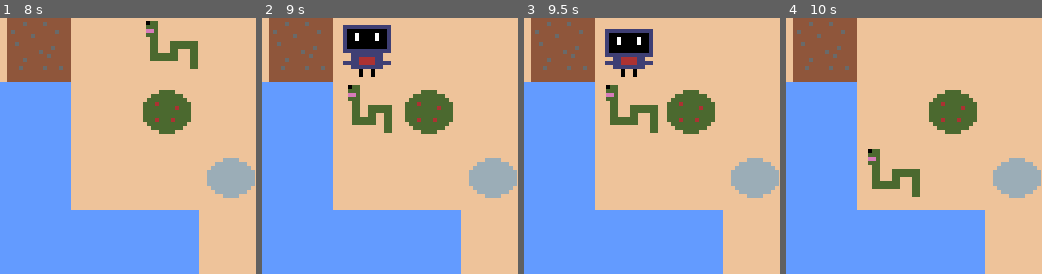
Above: before the commit, frames 1-4 (left to right).
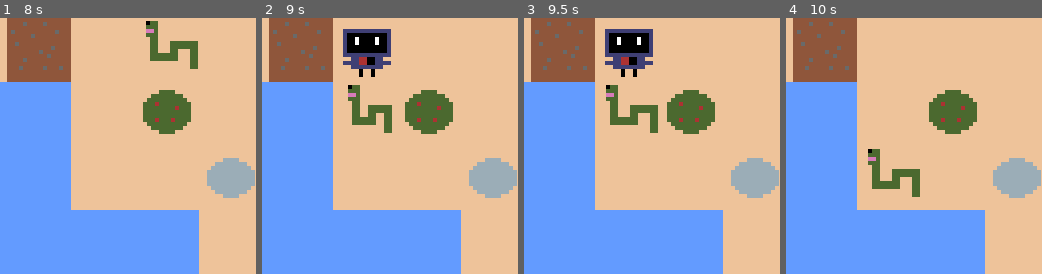
Above: after the commit, the same moments.

Repository: FollyAurelio/mixed-signals
Game: Godot game, scene res://scenes/main.tscn
Two runs of this game, one before a commit and one after it. Both use one fixed random seed, a clock stepped at 60 frames per second and the inputs below.
Inputs:
- Up to frame 1 (8 s): hold Right (move_right) 0.53-1.28 s; tap Enter at 1.25, 7.25 s; hold Down (move_down) 1.28-2.03 s; hold Right (move_right) 2.03-2.78 s; hold Up (move_up) 2.78-3.53 s; hold Left (move_left) 3.53-5.03 s; tap Space at 4.25 s; hold Down (move_down) 5.03-5.78 s; hold Right (move_right) 5.78-6.53 s; hold Up (move_up) 6.53-7.28 s; hold Right (move_right) from 7.28 s (still down)
- Up to frame 2 (9 s): release Right (move_right) at 8.03 s; hold Down (move_down) 8.03-8.78 s; hold Left (move_left) from 8.78 s (still down)
- Up to frame 3 (9.5 s): keep holding Left (move_left)
- Up to frame 4 (10 s): release Left (move_left) at 9.53 s; hold Up (move_up) from 9.53 s (still down)
The pictures show only the part of the screen within x 11-61%, y 0-50%; the shares and areas given below are measured in that part.

Frame 1 is identical in both runs. In frame 2, 1.1% of the frame differs, in the area x 31-51%, y 2-19%; in frame 3, 0.1%; in frame 4, nothing differs.

Commit message:
more power

Diff:
--- a/elements/laser_beam.tscn
+++ b/elements/laser_beam.tscn
@@ -12,8 +12,8 @@
 metadata/_edit_group_ = true
 
 [node name="Sprite2D" type="Sprite2D" parent="." unique_id=2105869921]
-position = Vector2(18.75, 28.5)
-scale = Vector2(0.47656253, 0.640625)
+position = Vector2(26.970997, 28.5)
+scale = Vector2(1, 0.999)
 texture = ExtResource("2_l3aic")
 
 [node name="CollisionShape2D" type="CollisionShape2D" parent="." unique_id=960585091]
--- a/elements/player.tscn
+++ b/elements/player.tscn
@@ -2,7 +2,24 @@
 
 [ext_resource type="Texture2D" uid="uid://dqrwaxiyulfjw" path="res://assets/graphics/bot-Sheet.png" id="1_5urir"]
 [ext_resource type="Script" uid="uid://c3cpnmoqcbai0" path="res://scripts/player.gd" id="1_sf2tj"]
+[ext_resource type="Texture2D" uid="uid://qaq3x2jm0koo" path="res://assets/graphics/enemy_death-Sheet.png" id="2_b6vef"]
 [ext_resource type="PackedScene" uid="uid://don18tdhgxvtm" path="res://elements/laser_beam.tscn" id="3_veuqq"]
+
+[sub_resource type="AtlasTexture" id="AtlasTexture_g8wk1"]
+atlas = ExtResource("2_b6vef")
+region = Rect2(0, 0, 64, 64)
+
+[sub_resource type="AtlasTexture" id="AtlasTexture_wpvne"]
+atlas = ExtResource("2_b6vef")
+region = Rect2(64, 0, 64, 64)
+
+[sub_resource type="AtlasTexture" id="AtlasTexture_uhma8"]
+atlas = ExtResource("2_b6vef")
+region = Rect2(128, 0, 64, 64)
+
+[sub_resource type="AtlasTexture" id="AtlasTexture_8f34y"]
+atlas = ExtResource("2_b6vef")
+region = Rect2(192, 0, 64, 64)
 
 [sub_resource type="AtlasTexture" id="AtlasTexture_sf2tj"]
 atlas = ExtResource("1_5urir")
@@ -46,6 +63,23 @@
 
 [sub_resource type="SpriteFrames" id="SpriteFrames_sh265"]
 animations = [{
+"frames": [{
+"duration": 1.0,
+"texture": SubResource("AtlasTexture_g8wk1")
+}, {
+"duration": 1.0,
+"texture": SubResource("AtlasTexture_wpvne")
+}, {
+"duration": 1.0,
+"texture": SubResource("AtlasTexture_uhma8")
+}, {
+"duration": 1.0,
+"texture": SubResource("AtlasTexture_8f34y")
+}],
+"loop": false,
+"name": &"death",
+"speed": 10.0
+}, {
 "frames": [{
 "duration": 1.0,
 "texture": SubResource("AtlasTexture_sf2tj")
@@ -103,24 +137,28 @@
 }]
 
 [sub_resource type="RectangleShape2D" id="RectangleShape2D_sf2tj"]
-size = Vector2(65, 70)
+size = Vector2(33, 37)
 
 [node name="Player" type="CharacterBody2D" unique_id=1419232070]
-position = Vector2(-6, 4)
 collision_layer = 4
 script = ExtResource("1_sf2tj")
 
 [node name="AnimatedSprite2D" type="AnimatedSprite2D" parent="." unique_id=1808145420]
 position = Vector2(34, 35)
 sprite_frames = SubResource("SpriteFrames_sh265")
-animation = &"idle_4"
-frame_progress = 0.015239776
+animation = &"death"
 
-[node name="CollisionShape2D" type="CollisionShape2D" parent="." unique_id=696608675]
-position = Vector2(36.5, 33)
+[node name="Area2D" type="Area2D" parent="." unique_id=1195109986]
+position = Vector2(33.5, 35)
+collision_layer = 4
+collision_mask = 2
+
+[node name="CollisionShape2D" type="CollisionShape2D" parent="Area2D" unique_id=696608675]
+position = Vector2(-3, 0.5)
 shape = SubResource("RectangleShape2D_sf2tj")
 
 [node name="LaserBeam" parent="." unique_id=564015786 instance=ExtResource("3_veuqq")]
 collision_layer = 2
 
+[connection signal="body_entered" from="Area2D" to="." method="_on_area_2d_body_entered"]
 [connection signal="beam_collide" from="LaserBeam" to="." method="_on_laser_beam_beam_collide"]
--- a/scenes/world.tscn
+++ b/scenes/world.tscn
@@ -14,133 +14,6 @@
 6:0/0 = 0
 7:0/0 = 0
 8:0/0 = 0
-9:0/0 = 0
-10:0/0 = 0
-11:0/0 = 0
-12:0/0 = 0
-13:0/0 = 0
-14:0/0 = 0
-15:0/0 = 0
-16:0/0 = 0
-17:0/0 = 0
-18:0/0 = 0
-19:0/0 = 0
-20:0/0 = 0
-21:0/0 = 0
-22:0/0 = 0
-23:0/0 = 0
-24:0/0 = 0
-25:0/0 = 0
-26:0/0 = 0
-27:0/0 = 0
-29:0/0 = 0
-30:0/0 = 0
-33:0/0 = 0
-34:0/0 = 0
-0:1/0 = 0
-1:1/0 = 0
-2:1/0 = 0
-3:1/0 = 0
-4:1/0 = 0
-5:1/0 = 0
-6:1/0 = 0
-7:1/0 = 0
-8:1/0 = 0
-9:1/0 = 0
-10:1/0 = 0
-11:1/0 = 0
-12:1/0 = 0
-13:1/0 = 0
-14:1/0 = 0
-15:1/0 = 0
-16:1/0 = 0
-17:1/0 = 0
-18:1/0 = 0
-19:1/0 = 0
-20:1/0 = 0
-21:1/0 = 0
-22:1/0 = 0
-23:1/0 = 0
-24:1/0 = 0
-25:1/0 = 0
-26:1/0 = 0
-27:1/0 = 0
-28:1/0 = 0
-29:1/0 = 0
-30:1/0 = 0
-31:1/0 = 0
-32:1/0 = 0
-33:1/0 = 0
-34:1/0 = 0
-35:1/0 = 0
-0:2/0 = 0
-1:2/0 = 0
-2:2/0 = 0
-3:2/0 = 0
-4:2/0 = 0
-5:2/0 = 0
-6:2/0 = 0
-7:2/0 = 0
-8:2/0 = 0
-9:2/0 = 0
-10:2/0 = 0
-11:2/0 = 0
-12:2/0 = 0
-13:2/0 = 0
-14:2/0 = 0
-15:2/0 = 0
-16:2/0 = 0
-17:2/0 = 0
-18:2/0 = 0
-19:2/0 = 0
-20:2/0 = 0
-21:2/0 = 0
-22:2/0 = 0
-23:2/0 = 0
-24:2/0 = 0
-25:2/0 = 0
-26:2/0 = 0
-27:2/0 = 0
-28:2/0 = 0
-29:2/0 = 0
-30:2/0 = 0
-31:2/0 = 0
-32:2/0 = 0
-33:2/0 = 0
-34:2/0 = 0
-35:2/0 = 0
-0:3/0 = 0
-1:3/0 = 0
-2:3/0 = 0
-3:3/0 = 0
-4:3/0 = 0
-5:3/0 = 0
-6:3/0 = 0
-7:3/0 = 0
-8:3/0 = 0
-9:3/0 = 0
-10:3/0 = 0
-11:3/0 = 0
-12:3/0 = 0
-13:3/0 = 0
-14:3/0 = 0
-15:3/0 = 0
-16:3/0 = 0
-17:3/0 = 0
-18:3/0 = 0
-19:3/0 = 0
-20:3/0 = 0
-21:3/0 = 0
-22:3/0 = 0
-23:3/0 = 0
-24:3/0 = 0
-25:3/0 = 0
-26:3/0 = 0
-27:3/0 = 0
-29:3/0 = 0
-30:3/0 = 0
-33:3/0 = 0
-34:3/0 = 0
 
 [sub_resource type="TileSet" id="TileSet_4wyf3"]
 tile_size = Vector2i(64, 64)
--- a/scripts/laser_beam.gd
+++ b/scripts/laser_beam.gd
@@ -18,7 +18,7 @@
 	beam_collide.emit()
 	hide()
 	if body.is_in_group("enemy"):
-		get_node("CollisionShape2D").disabled = true
+		get_node("CollisionShape2D").set_deferred("disabled",true)
 		var sprite = body.get_node("AnimatedSprite2D")
 		sprite.animation = "death"
 		sprite.play()
@@ -30,5 +30,6 @@
 
 
 func _on_visible_on_screen_notifier_2d_screen_exited() -> void:
+
 	beam_collide.emit()
 	hide()# Replace with function body.
--- a/scripts/player.gd
+++ b/scripts/player.gd
@@ -3,6 +3,7 @@
 signal update_world
 
 var beam_shot = false
+var health = 4
 
 # Called when the node enters the scene tree for the first time.
 func _ready() -> void:
@@ -77,7 +78,28 @@
 		if can_move_to(target):
 			position = target
 
-
+func flash():
+	$AnimatedSprite2D.modulate = Color.RED
+	await get_tree().create_timer(0.1).timeout
+	$AnimatedSprite2D.modulate = Color.WHITE
 
 func _on_laser_beam_beam_collide() -> void:
 	beam_shot = false
+
+func handle_health_animation() -> void:
+	$AnimatedSprite2D.animation = "idle_" + str(health)
+
+func handle_game_over() -> void:
+	#Do some hub stuff probably
+	$AnimatedSprite2D.animation = "death"
+	await $AnimatedSprite2D.animation_finished
+	hide()
+	set_physics_process(false)
+
+func _on_area_2d_body_entered(body: Node2D) -> void:
+	if body.is_in_group("enemy"):
+		health -= 1
+		flash()
+		handle_health_animation()
+		if health <= 0:
+			handle_game_over()
Not shown, added: export_presets.cfg
